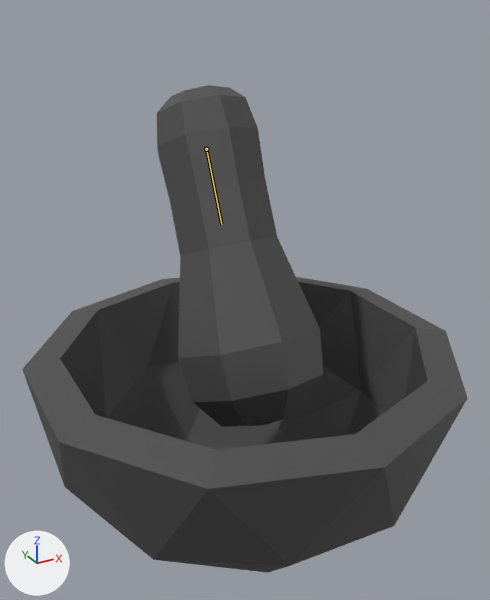
Renders of the glTF model assets/Mortar.glb from each side of a commit.
Rendered twice from a 50 mm camera at (-0.412, -0.766, 0.715) aimed at (0.002, -0.013, 0.338). Every picture has the same lights, and +X, +Y and +Z are marked at lower left. The picture after the commit comes second. The bones that bend it are drawn over the model as lines.

Names of what the first picture shows: 'Mortar', 'Pestle'.
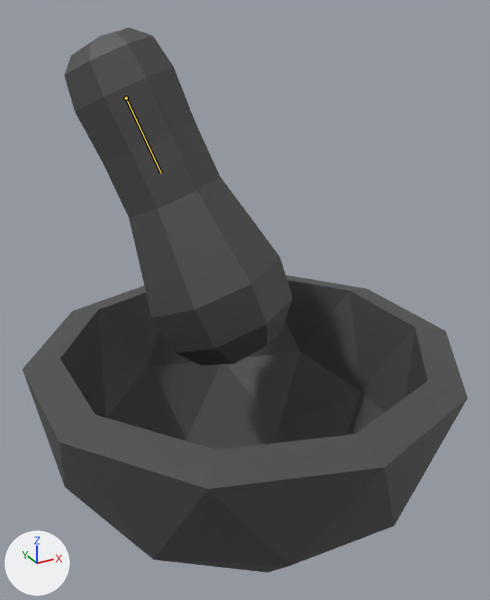
Commit message: feat: play mortar animation on interaction

The newer file adds an action. The first version stands in its rest pose; the second is drawn at frame 1 of the action 'Idle'.

The change, as a diff of the scene's bpy script:
```diff
--- a/assets/Mortar.glb.py
+++ b/assets/Mortar.glb.py
@@ bone_bone @@
 bone_bone = bpy.data.objects['PestleArmature'].pose.bones['Bone']
-bone_bone.location = (0.0, 0.0, 0.0)
-bone_bone.rotation_quaternion = (1.0, 0.0, 0.0, 0.0)  # degrees (0, 0, 0)
+bone_bone.location = (-0.0825, -0.0608, -0.0045)
+bone_bone.rotation_quaternion = (0.907, 0.0, -0.384, -0.171)  # degrees (11, -44, -26)
```

Boxes [x1, y1, x2, y2] around the edits, measured in the pictures (490 x 600 px):
'Pestle', posed (37% wider)
    before: [157, 85, 323, 427]
    after: [64, 28, 292, 366]
bone 'Bone', root to tip
    before: (206, 149) to (221, 224)
    after: (126, 98) to (161, 173)
